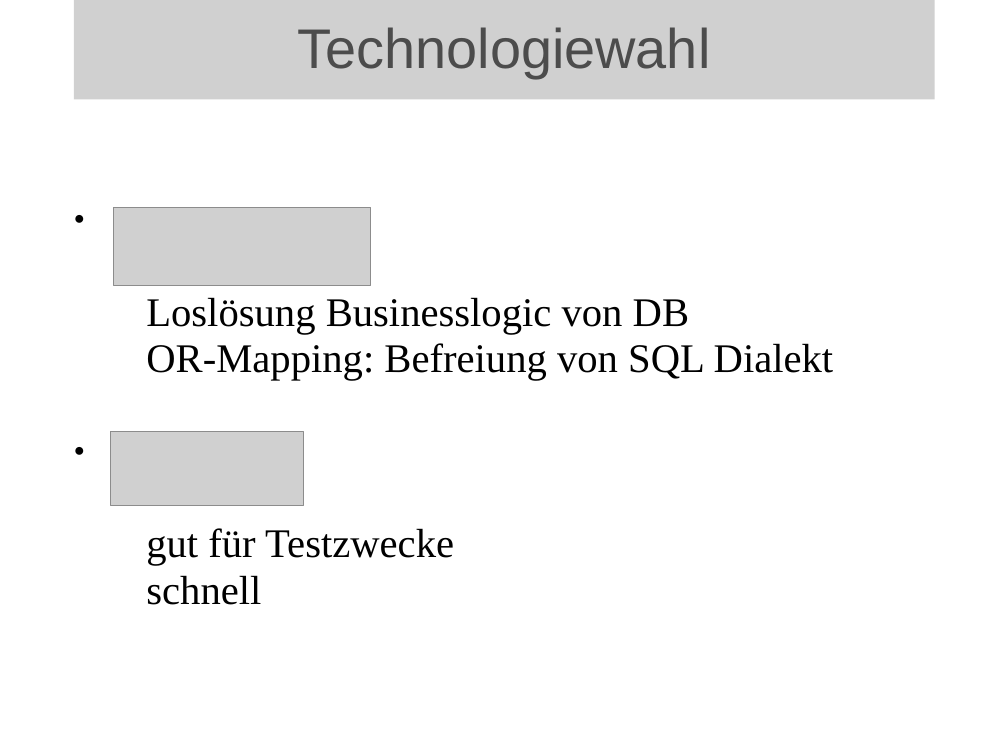
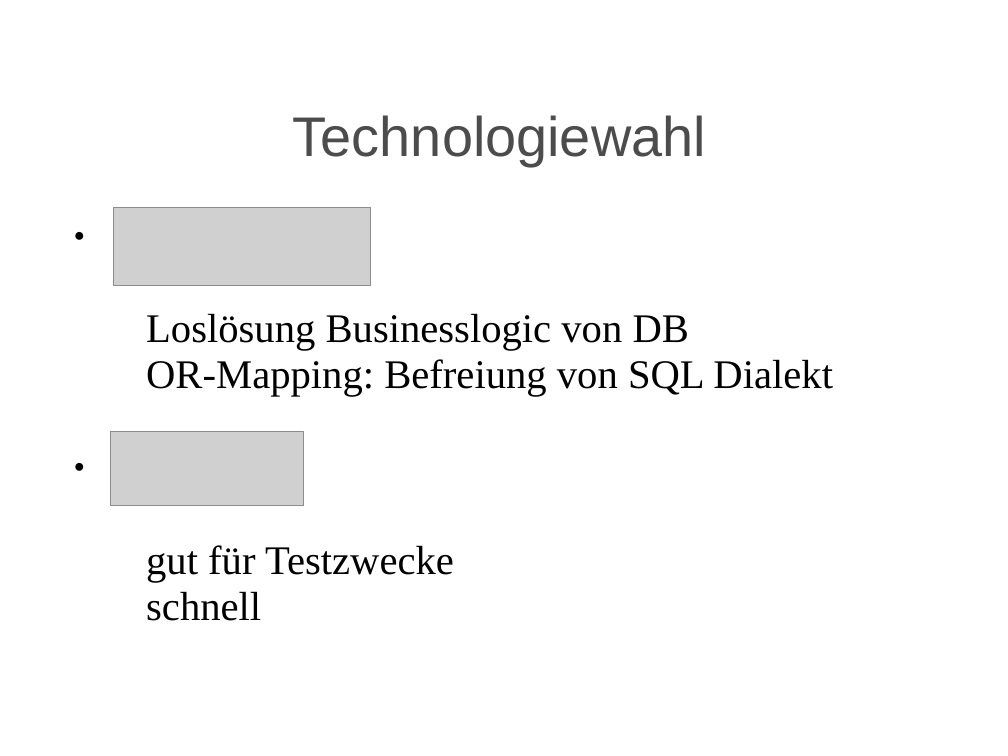
Before and after one commit to BackupTheBerlios/ticketline4032-svn, a slide deck: slide 3 of trunk/Dokumente/Allgemein/Projektmanagement/Statusbericht/mr2_folien.ppt. Drawn at 1008x756 pixels with LibreOffice and Linux fonts; fonts in the diff are those of the drawing; grey boxes stand for pictures; background and template pictures are left out. Boxes give left, top, right and bottom in pixels: in the first picture for what was removed or moved away, otherwise in the second. Text is boxed around its words. In the diff, an @@ line names an element or a change of style, - is before the commit and + after.

```diff
--- a/trunk/Dokumente/Allgemein/Projektmanagement/Statusbericht/mr2_folien.ppt
+++ b/trunk/Dokumente/Allgemein/Projektmanagement/Statusbericht/mr2_folien.ppt
@@ picture removed at [74,0,935,100] @@
-Technologiewahl
@@ title added at [293,115,706,166], 44 pt, text #4C4C4C @@
+Technologiewahl
@@ subtitle "Loslösung Businesslogic von DB OR-Mapping: ...": place and size @@
-subtitle "Loslösung Businesslogic von DB OR-Mapping: ..." at [146,297,834,605]
+subtitle "Loslösung Businesslogic von DB OR-Mapping: ..." at [146,313,833,621]
```
Also in this commit, not shown: 11 other slides changed.
